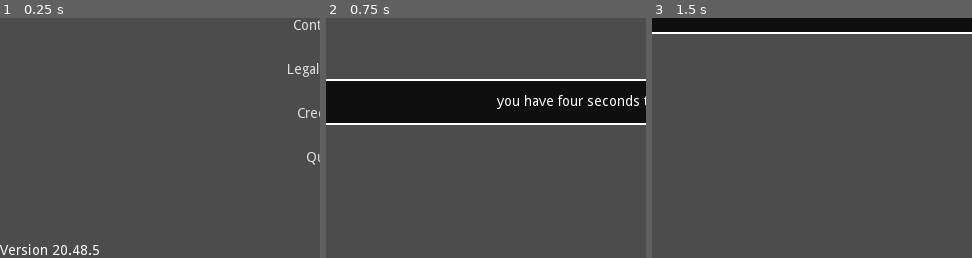
Above: before the commit, frames 1-3 (left to right).
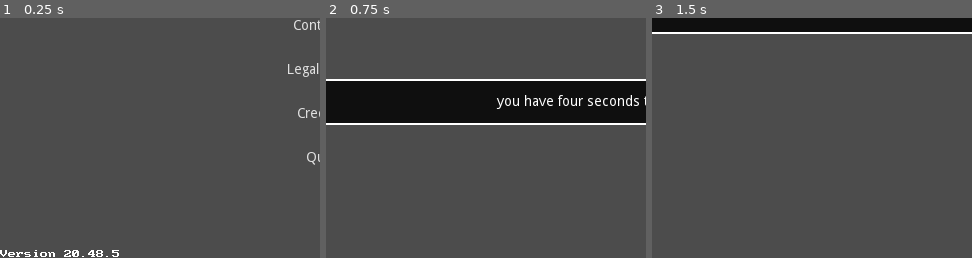
Above: after the commit, the same moments.

Repository: swashdev/minigame-madness
Game: Godot game, scene res://master/scenes/master.tscn
The game is run twice, just before and just after one commit, with the same random seed, the same clock (stepped at 60 frames per second) and the same inputs.
Inputs (mouse positions are % of the whole screen's width and height, from its top left):
- Up to frame 1 (0.25 s): no input
- Up to frame 2 (0.75 s): click "New Game" at 0.5 s
- Up to frame 3 (1.5 s): tap Enter at 1.25 s; move the mouse to (72, 45) at 1.27 s; hold Right (move_right) from 1.28 s (still down); hold Space (action) from 1.28 s (still down)
The pictures show only the part of the screen within x 0-50%, y 50-100%; the shares and areas given below are measured in that part.

The runs differ from the first frame. In frame 1, 0.8% of the frame differs, in the area x 0-38%, y 94-100%; in frame 2, nothing differs; in frame 3, nothing differs.

Commit message:
[META] add the Modern DOS 8x8 font.
Modern DOS is a public domain font with an old-school look often
associated with IBM PCs and DOS systems, and particularly fondly
remembered by old-school PC gamers.  It's the perfect font for
displaying technical information.

Diff:
--- a/master/scenes/menus/dialogs/legal_stuff_dialog.tscn
+++ b/master/scenes/menus/dialogs/legal_stuff_dialog.tscn
@@ -1,9 +1,9 @@
-[gd_scene load_steps=2 format=2]
+[gd_scene load_steps=3 format=2]
 
 [ext_resource path="res://master/scripts/menus/dialogs/legal_stuff_dialog.gd" type="Script" id=1]
+[ext_resource path="res://shared/fonts/modern_DOS.tres" type="DynamicFont" id=2]
 
 [node name="LegalStuffDialog" type="WindowDialog"]
-visible = true
 margin_right = 350.0
 margin_bottom = 290.0
 rect_min_size = Vector2( 350, 290 )
@@ -24,7 +24,7 @@
 
 [node name="VBoxContainer" type="VBoxContainer" parent="ScrollContainer"]
 margin_right = 350.0
-margin_bottom = 290.0
+margin_bottom = 398.0
 size_flags_horizontal = 3
 size_flags_vertical = 3
 
@@ -103,6 +103,41 @@
 margin_bottom = 286.0
 custom_colors/font_color = Color( 0, 0, 1, 1 )
 text = "godotengine.org/license"
+
+[node name="Separator2" type="HSeparator" parent="ScrollContainer/VBoxContainer"]
+margin_right = 40.0
+margin_bottom = 4.0
+
+[node name="MDOSSample" type="Label" parent="ScrollContainer/VBoxContainer"]
+margin_right = 40.0
+margin_bottom = 14.0
+custom_fonts/font = ExtResource( 2 )
+text = "Modern DOS"
+autowrap = true
+
+[node name="MDOSLicenseNotice" type="Label" parent="ScrollContainer/VBoxContainer"]
+margin_right = 350.0
+margin_bottom = 99.0
+text = "Minigame Madness uses the Modern DOS font by Jayvee Enaguas for some notices on the main menu.  Modern DOS has been released into the public domain by Jayvee under the CC0 1.0 Universal public domain dedication."
+autowrap = true
+
+[node name="MDOSLicenseLinks" type="HBoxContainer" parent="ScrollContainer/VBoxContainer"]
+margin_right = 40.0
+margin_bottom = 40.0
+
+[node name="DaFontsLink" type="LinkButton" parent="ScrollContainer/VBoxContainer/MDOSLicenseLinks"]
+margin_right = 40.0
+margin_bottom = 14.0
+custom_colors/font_color = Color( 0, 0, 1, 1 )
+text = "view on dafont"
+
+[node name="CC0Link" type="LinkButton" parent="ScrollContainer/VBoxContainer/MDOSLicenseLinks"]
+margin_right = 40.0
+margin_bottom = 14.0
+custom_colors/font_color = Color( 0, 0, 1, 1 )
+text = "cc0 1.0"
 [connection signal="toggled" from="ScrollContainer/VBoxContainer/MMLicenseButton" to="." method="_on_MMLicenseButton_toggled"]
 [connection signal="pressed" from="ScrollContainer/VBoxContainer/UnlicenseLink" to="." method="_on_UnlicenseLink_pressed"]
 [connection signal="pressed" from="ScrollContainer/VBoxContainer/GodotLicenseLink" to="." method="_on_GodotLicenseLink_pressed"]
+[connection signal="pressed" from="ScrollContainer/VBoxContainer/MDOSLicenseLinks/DaFontsLink" to="." method="_on_DaFontsLink_pressed"]
+[connection signal="pressed" from="ScrollContainer/VBoxContainer/MDOSLicenseLinks/CC0Link" to="." method="_on_CC0Link_pressed"]
--- a/master/scenes/menus/main_menu.tscn
+++ b/master/scenes/menus/main_menu.tscn
@@ -1,10 +1,11 @@
-[gd_scene load_steps=6 format=2]
+[gd_scene load_steps=7 format=2]
 
 [ext_resource path="res://master/scripts/menus/main_menu.gd" type="Script" id=1]
 [ext_resource path="res://master/scenes/menus/dialogs/legal_stuff_dialog.tscn" type="PackedScene" id=2]
 [ext_resource path="res://master/scenes/menus/dialogs/confirm_open_external.tscn" type="PackedScene" id=3]
 [ext_resource path="res://master/scenes/menus/buttons/new_game_button.tscn" type="PackedScene" id=4]
 [ext_resource path="res://master/scenes/menus/dialogs/controls_dialog.tscn" type="PackedScene" id=5]
+[ext_resource path="res://shared/fonts/modern_DOS.tres" type="DynamicFont" id=6]
 
 [node name="MainMenu" type="Control"]
 anchor_right = 1.0
@@ -123,8 +124,9 @@
 [node name="VersionNumberLabel" type="Label" parent="."]
 anchor_top = 1.0
 anchor_bottom = 1.0
-margin_top = -14.0
+margin_top = -8.0
 margin_right = 400.0
+custom_fonts/font = ExtResource( 6 )
 __meta__ = {
 "_edit_use_anchors_": false
 }
--- a/master/scripts/menus/dialogs/legal_stuff_dialog.gd
+++ b/master/scripts/menus/dialogs/legal_stuff_dialog.gd
@@ -24,3 +24,12 @@
 # an instruction to the operating system to visit that website.
 func _on_GodotLicenseLink_pressed():
 	emit_signal( "open_external", "https://godotengine.org/license" )
+
+
+func _on_DaFontsLink_pressed():
+	emit_signal( "open_external", "https://www.dafont.com/modern-dos.font" )
+
+
+func _on_CC0Link_pressed():
+	emit_signal( "open_external",
+			"https://creativecommons.org/share-your-work/public-domain/cc0/" )
--- /dev/null
+++ b/shared/fonts/modern_DOS.tres
@@ -0,0 +1,8 @@
+[gd_resource type="DynamicFont" load_steps=2 format=2]
+
+[ext_resource path="res://shared/fonts/modern_DOS/ModernDOS8x8.ttf" type="DynamicFontData" id=1]
+
+
+[resource]
+resource_name = "ModernDOS"
+font_data = ExtResource( 1 )
Binary file added: shared/fonts/modern_DOS/ModernDOS8x8.ttf
